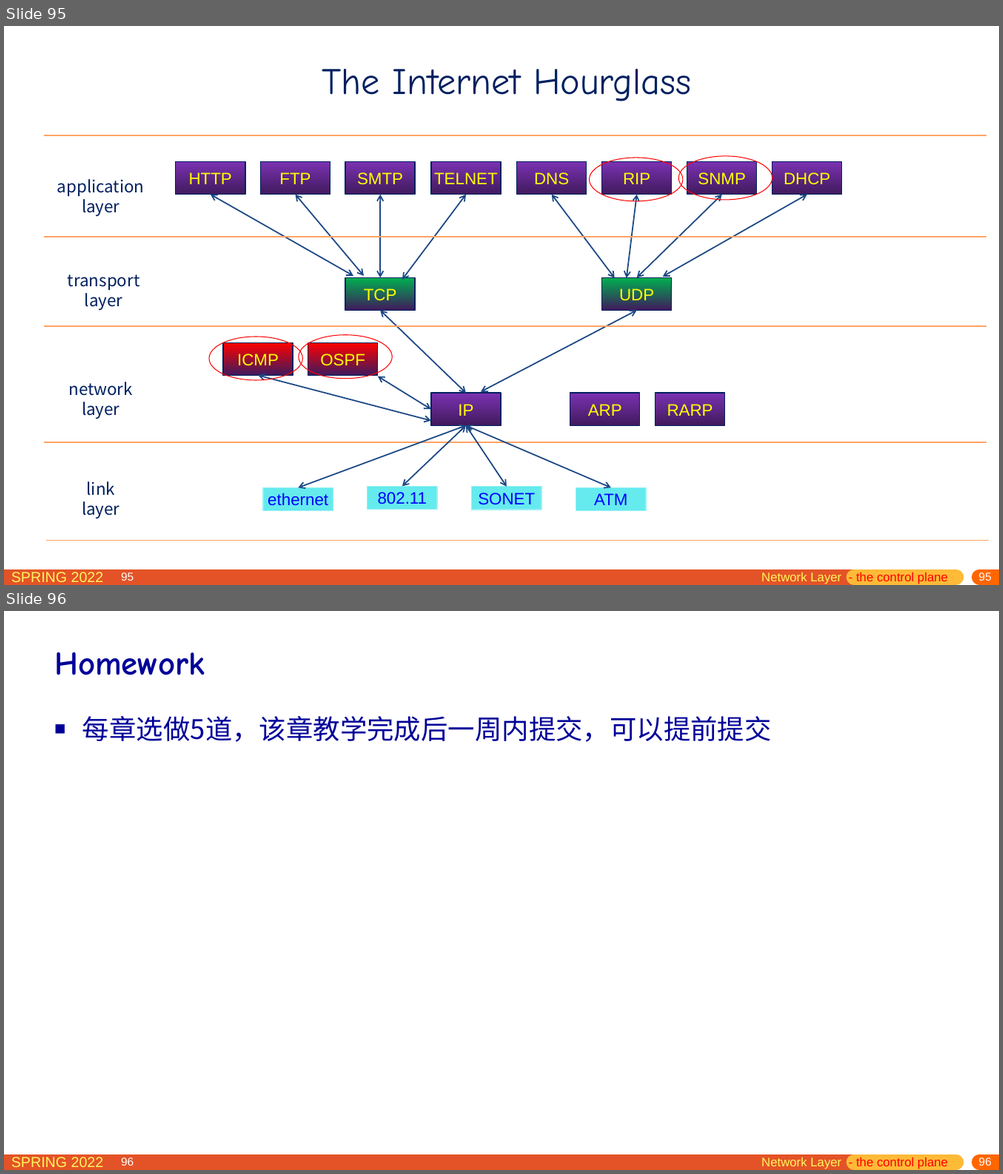
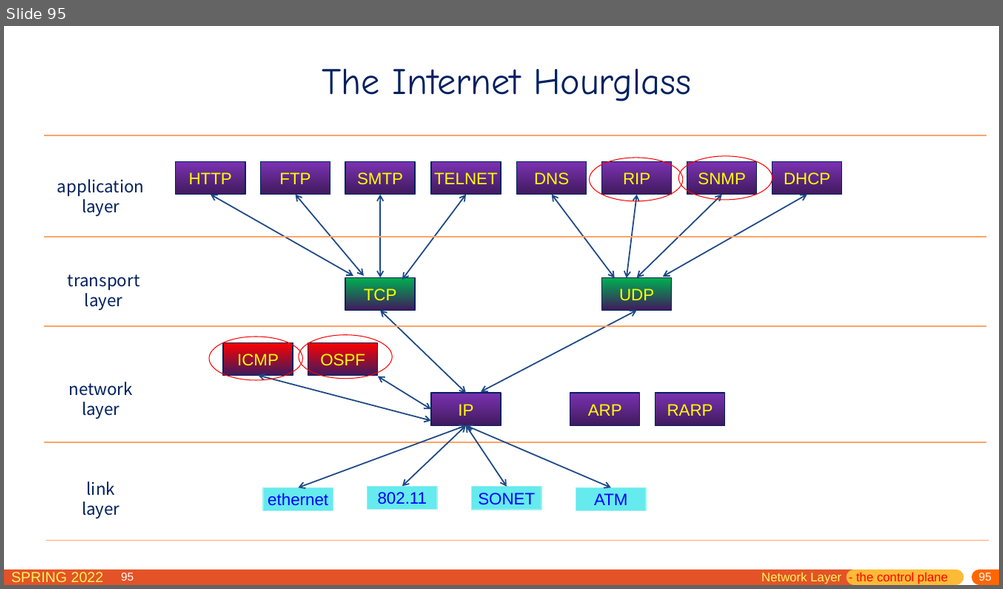
Before and after one commit to network-whu/slides, a slide deck: pptx/chapter5.pptx. Shown one above the other, each under a label of ours: slides 95 and 96 before the commit, slide 95 after it. The pictures are 1003x1174 and 1003x589 pixels, drawn with LibreOffice and Linux fonts; fonts in the diff are those of the drawing. Boxes give left, top, right and bottom in pixels: in the first picture for what was removed or moved away, otherwise in the second. Text is boxed around its words. In the diff, an @@ line names an element or a change of style, - is before the commit and + after.

```diff
--- a/pptx/chapter5.pptx
+++ b/pptx/chapter5.pptx
@@ slide 96 removed at <box>4,611,999,1170</box>, background #FFFFFF; not listed: 6 template elements that a slide beside it also shows @@
@@ title removed at <box>54,652,205,675</box> @@
-Homework
@@ text removed at <box>82,716,771,742</box> @@
-■ 每章选做5道，该章教学完成后一周内提交，可以提前提交
@@ text removed at <box>761,1158,948,1170</box> @@
-Network Layer - the control plane
```
Also in this commit, not shown: 1 slide added, 2 other files.
